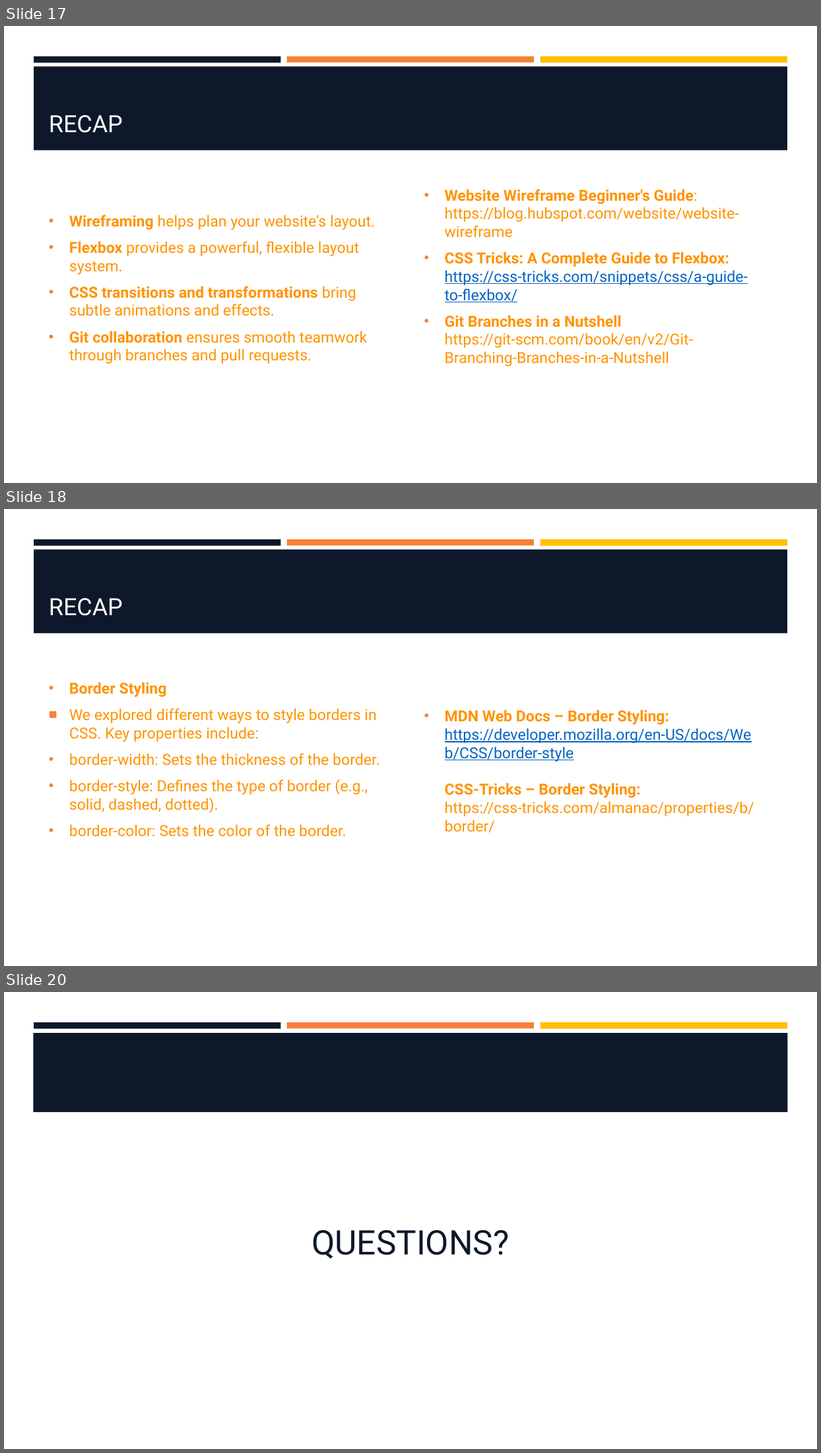
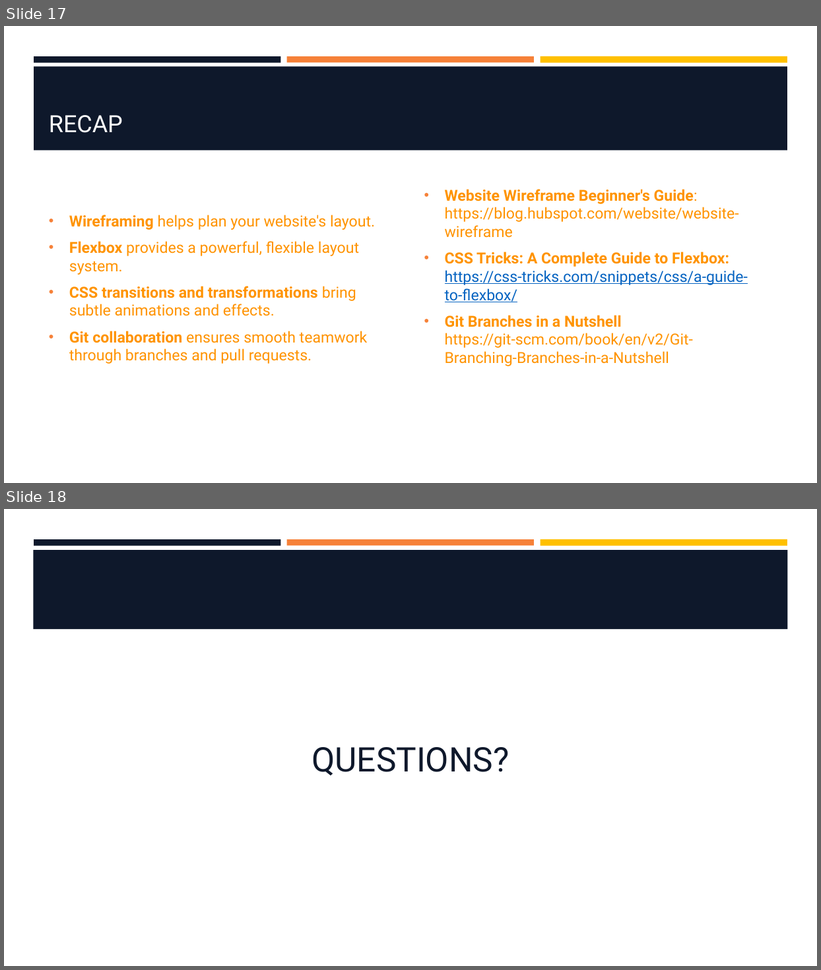
Before and after one commit to hawkeye1900/SBC-Sept24, a slide deck: week-2/W2-S3-FlexBox/W2-S3-FlexBox.pptx. Shown one above the other, each under a label of ours: slides 17, 18 and 20 before the commit, slides 17 and 18 after it; the slides between them are not shown. The pictures are 821x1453 and 821x970 pixels, drawn with LibreOffice and Linux fonts; fonts in the diff are those of the drawing; background and template pictures are left out. Boxes give left, top, right and bottom in pixels: in the first picture for what was removed or moved away, otherwise in the second. Text is boxed around its words. In the diff, an @@ line names an element or a change of style, - is before the commit and + after.

Commit message:
Updated presentations

```diff
--- a/week-2/W2-S3-FlexBox/W2-S3-FlexBox.pptx
+++ b/week-2/W2-S3-FlexBox/W2-S3-FlexBox.pptx
@@ slide 18 removed at box(4, 509, 817, 966), background #FFFFFF; not listed: 4 template elements that a slide beside it also shows @@
@@ title removed at box(49, 598, 123, 616) @@
-RECAP
@@ text removed at box(69, 682, 380, 837) @@
-• Border Styling
-■ We explored different ways to style borders in CSS. Key properties include:
-• border-width: Sets the thickness of the border.
-• border-style: Defines the type of border (e.g., solid, dashed, dotted).
-• border-color: Sets the color of the border.
@@ text removed at box(445, 710, 754, 833) @@
-• MDN Web Docs – Border Styling: https://developer.mozilla.org/en-US/docs/Web/CSS/border-style
-  CSS-Tricks – Border Styling:
-  https://css-tricks.com/almanac/properties/b/border/
@@ what was slide 20 is now slide 18 @@
```
Also in this commit, not shown: 1 other slide removed, 2 other files.
